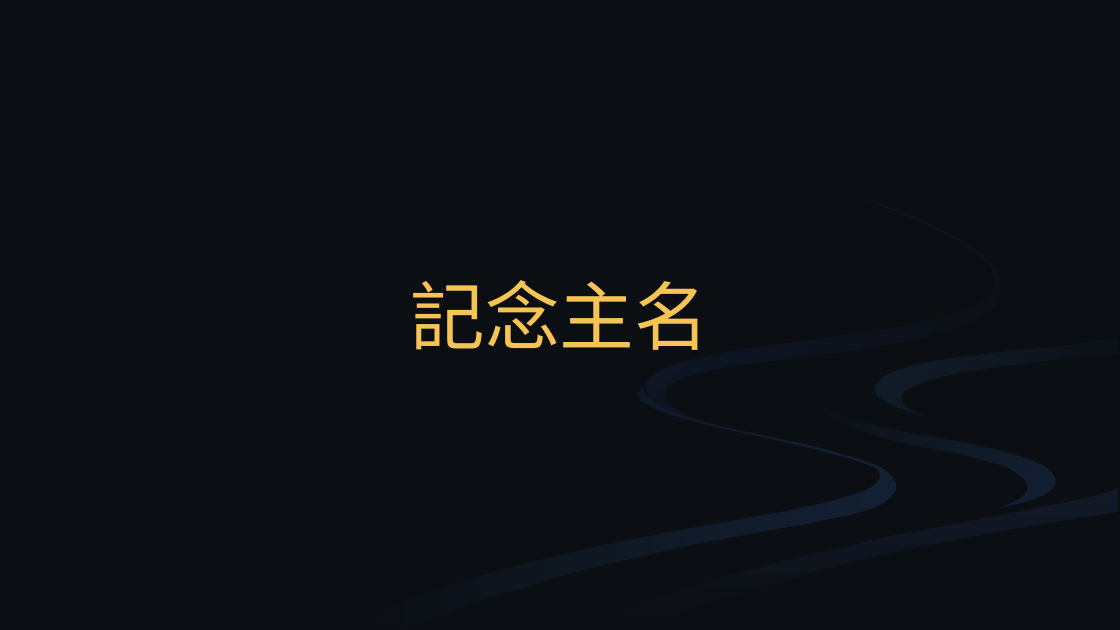
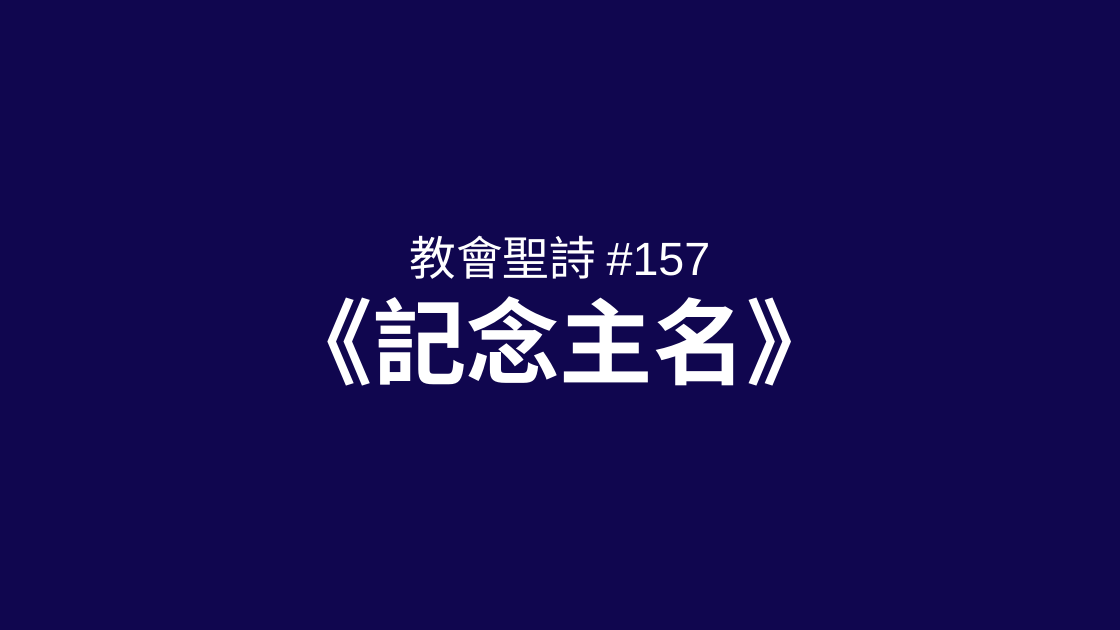
Before and after one commit to mvccc/zanmei, a slide deck: slide 1 of processed/mvccc/157_記念主名.pptx. Drawn at 1120x630 pixels with LibreOffice and Linux fonts; fonts in the diff are those of the drawing; background and template pictures are left out. Boxes give left, top, right and bottom in pixels: in the first picture for what was removed or moved away, otherwise in the second. Text is boxed around its words. In the diff, an @@ line names an element or a change of style, - is before the commit and + after.

```diff
--- a/processed/mvccc/157_記念主名.pptx
+++ b/processed/mvccc/157_記念主名.pptx
@@ background #0B0F14 to picture (left out) @@
@@ group removed at box(336, 196, 1119, 629): 6 freeform shapes @@
@@ title at box(280, 235, 840, 386): text changed; size 64 to 40 pt; text colour #F6C453 to #FFFFFF @@
-記念主名
+教會聖詩 #157
+《記念主名》
```
Also in this commit, not shown: 5 other slides changed, 3 slides added, 1 other file.
